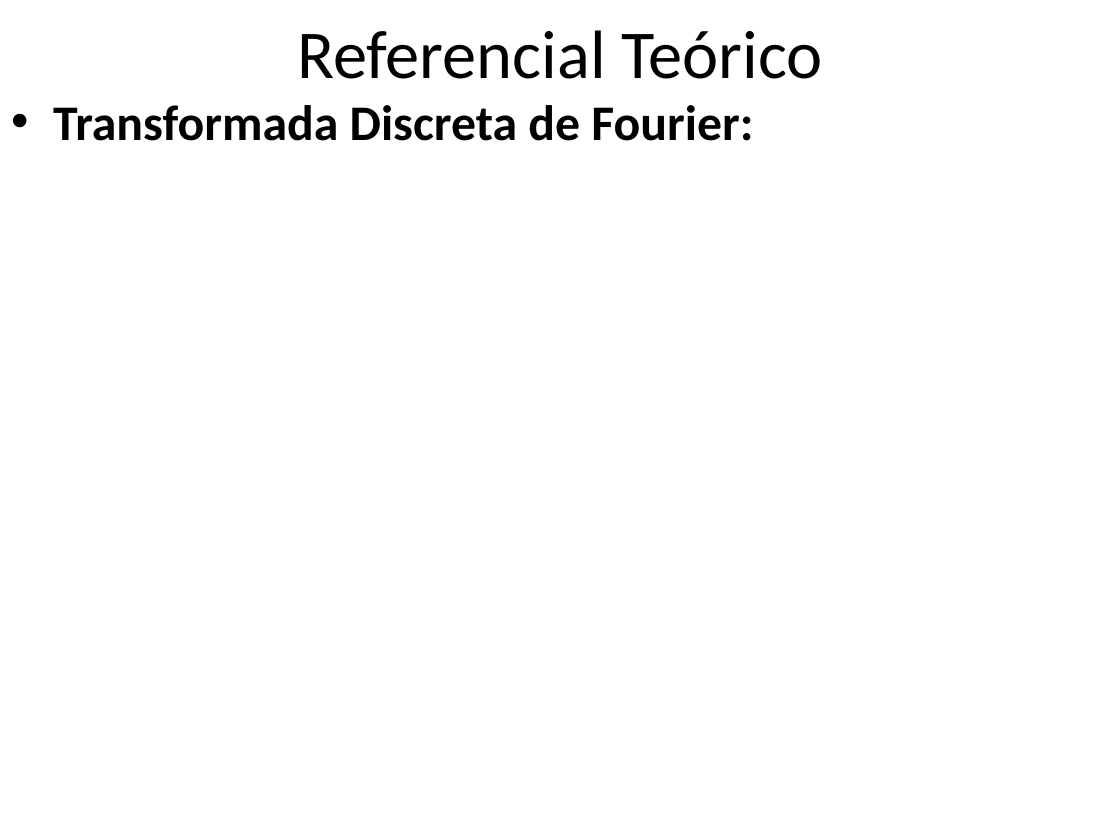
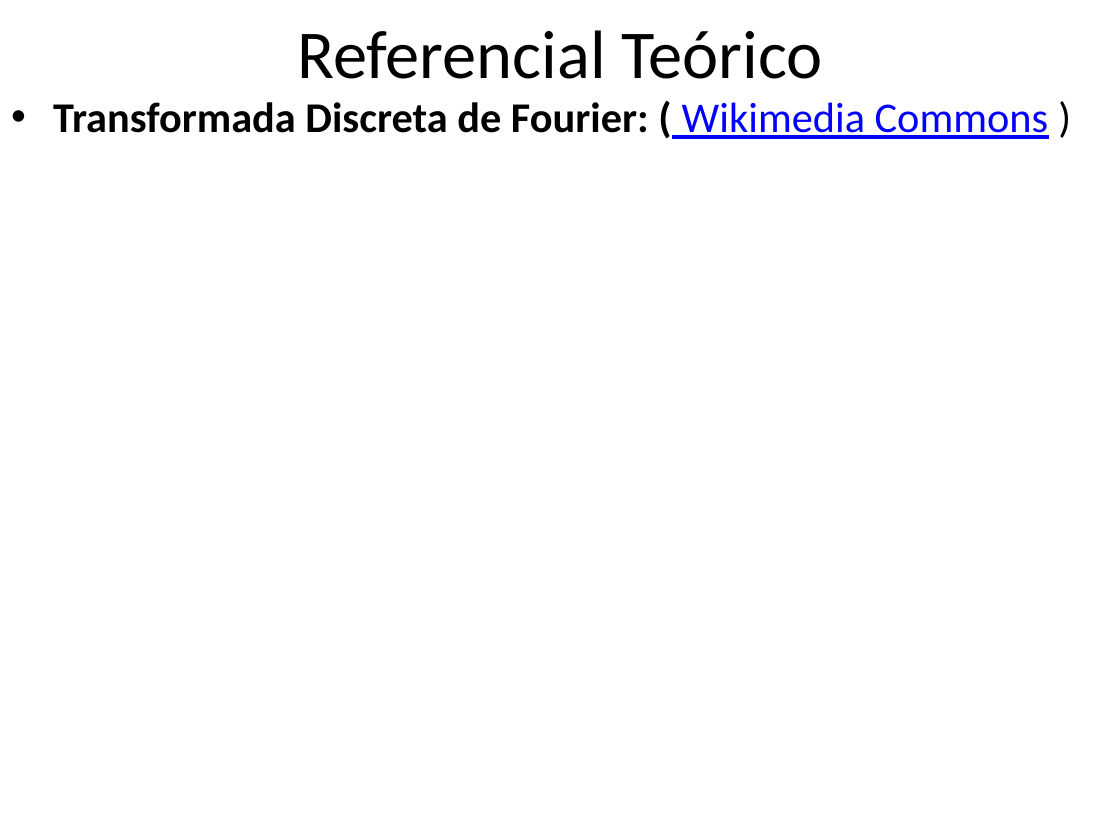
Before and after one commit to tesserato/tesserato.github.io, a slide deck: slide 7 of ApresentaçãoQualificação.pptx (slide 6 before the commit). Drawn at 1120x840 pixels with LibreOffice and Linux fonts; fonts in the diff are those of the drawing; background and template pictures are left out. Boxes give left, top, right and bottom in pixels: in the first picture for what was removed or moved away, otherwise in the second. Text is boxed around its words. In the diff, an @@ line names an element or a change of style, - is before the commit and + after.

```diff
--- a/ApresentaçãoQualificação.pptx
+++ b/ApresentaçãoQualificação.pptx
@@ text at (53,102,1049,139): text changed; size 32 to 27.2 pt @@
-• Transformada Discreta de Fourier:
+• Transformada Discreta de Fourier: ( Wikimedia Commons )
```
Also in this commit, not shown: 4 other slides changed, 4 slides added, 1 other file.
